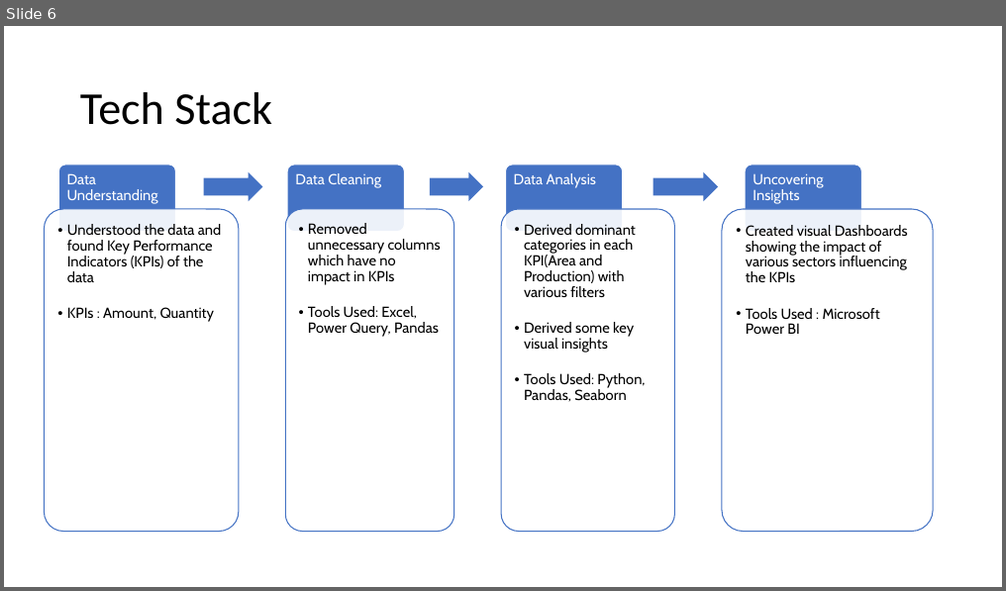
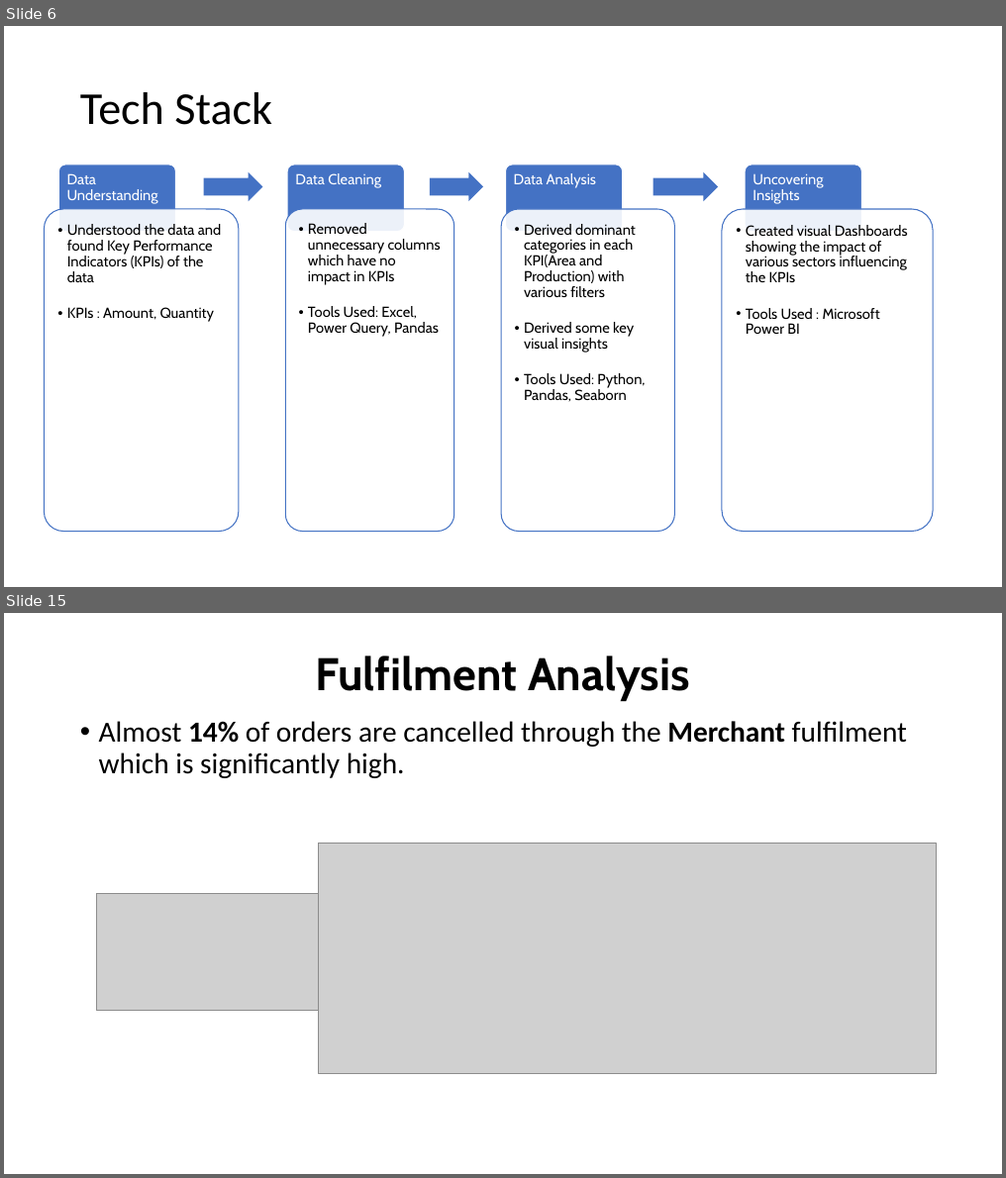
Before and after one commit to saikrishnatandasi/amazon-innobyte, a slide deck: Amazon Sales Analysis.pptx. Shown one above the other, each under a label of ours: slide 6 before the commit, slides 6 and 15 after it; the slides between them are not shown. The pictures are 1006x591 and 1006x1178 pixels, drawn with LibreOffice and Linux fonts; fonts in the diff are those of the drawing; grey boxes stand for pictures. Boxes give left, top, right and bottom in pixels: in the first picture for what was removed or moved away, otherwise in the second. Text is boxed around its words. In the diff, an @@ line names an element or a change of style, - is before the commit and + after.

Commit message:
completed fulfilment analysis in ppt

```diff
--- a/Amazon Sales Analysis.pptx
+++ b/Amazon Sales Analysis.pptx
@@ slide 15 added at bbox=[4, 613, 1002, 1174], background #FFFFFF @@
@@ title added at bbox=[315, 656, 690, 700], 44 pt, text #000000, bold @@
+Fulfilment Analysis
@@ text added at bbox=[99, 721, 907, 778], 28 pt, text #000000 @@
+• Almost 14% of orders are cancelled through the Merchant fulfilment which is significantly high.
@@ picture added at bbox=[319, 843, 936, 1074] @@
@@ picture added at bbox=[96, 894, 319, 1011] @@
```
Also in this commit, not shown: 9 other slides added, 1 other file.
